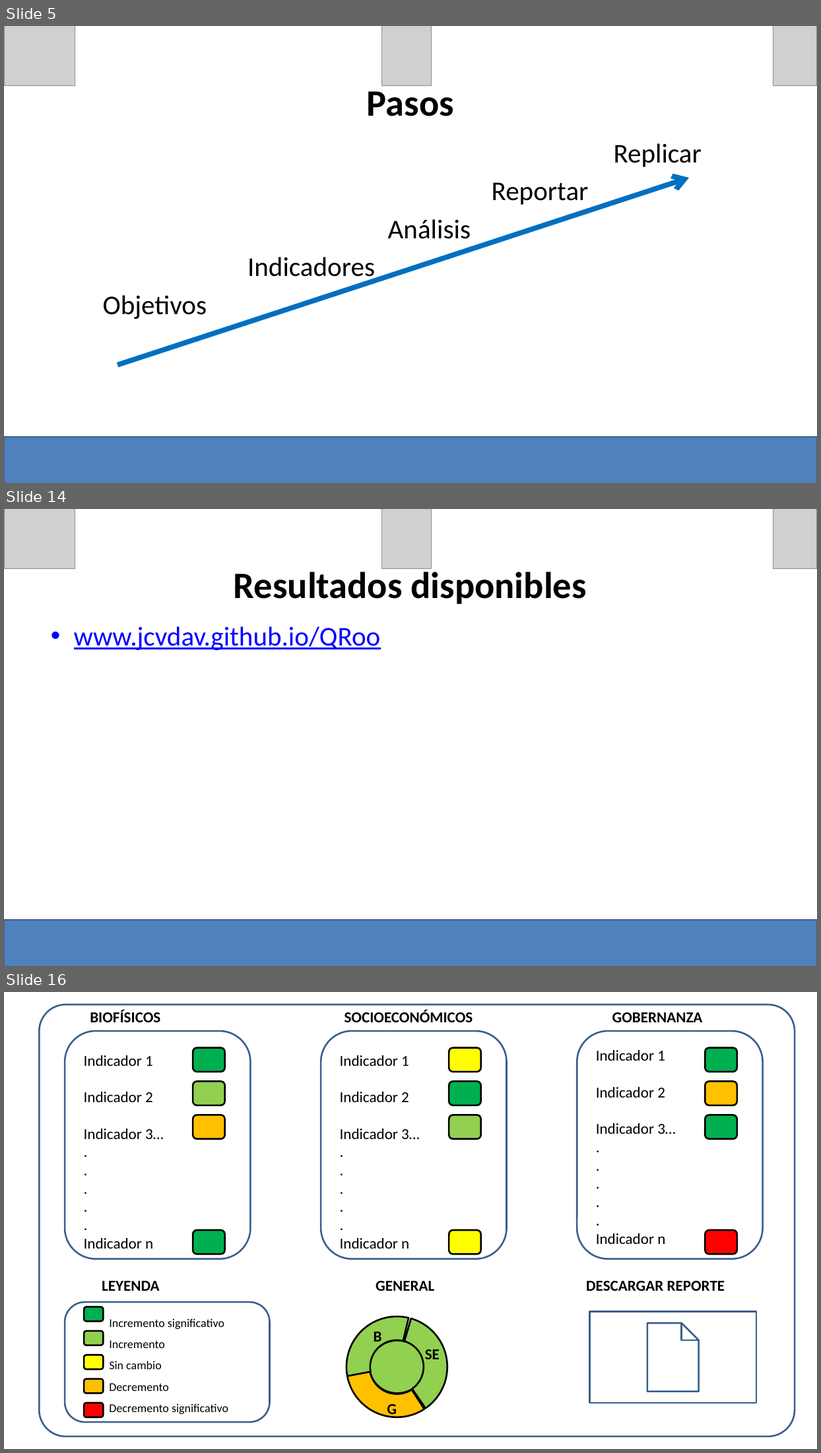
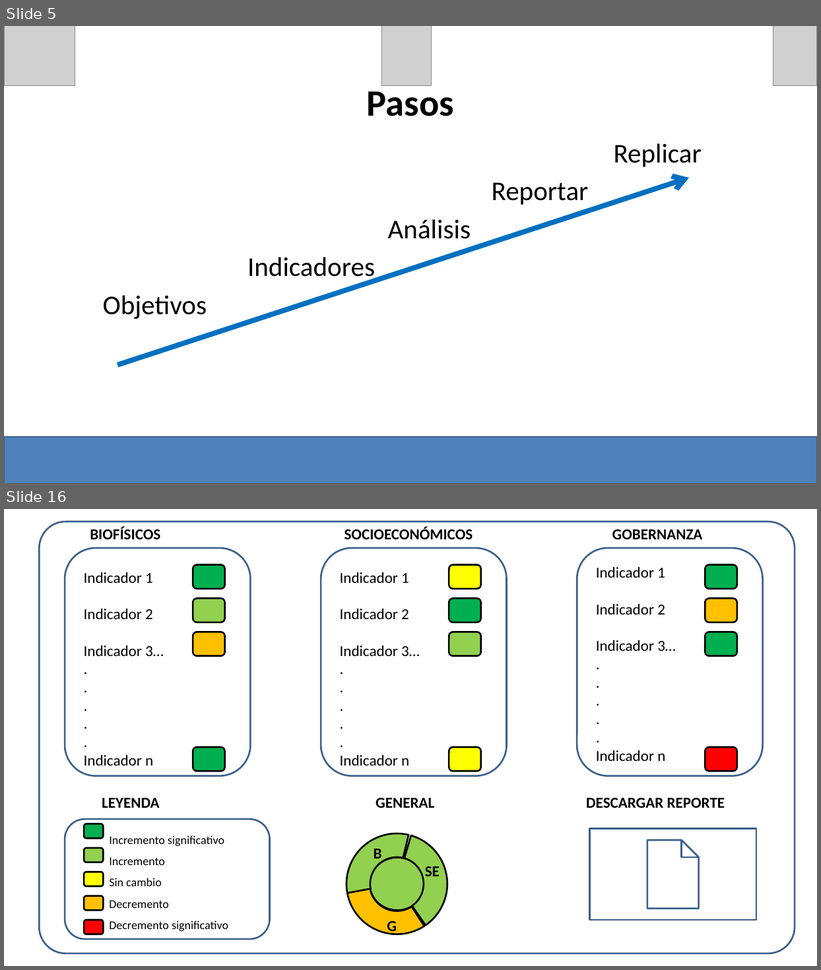
Before and after one commit to turfeffect/Docs, a slide deck: Presentations/Workshop in Mexico/Mexico Workshop.pptx. Shown one above the other, each under a label of ours: slides 5, 14 and 16 before the commit, slides 5 and 16 after it; the slides between them are not shown. The pictures are 821x1453 and 821x970 pixels, drawn with LibreOffice and Linux fonts; fonts in the diff are those of the drawing; grey boxes stand for pictures. Boxes give left, top, right and bottom in pixels: in the first picture for what was removed or moved away, otherwise in the second. Text is boxed around its words. In the diff, an @@ line names an element or a change of style, - is before the commit and + after.

```diff
--- a/Presentations/Workshop in Mexico/Mexico Workshop.pptx
+++ b/Presentations/Workshop in Mexico/Mexico Workshop.pptx
@@ slide 14 removed at bbox=[4, 509, 817, 966], background #FFFFFF @@
@@ picture removed at bbox=[4, 509, 75, 569] @@
@@ picture removed at bbox=[382, 509, 431, 569] @@
@@ picture removed at bbox=[773, 509, 817, 569] @@
@@ title removed at bbox=[234, 567, 587, 604] @@
-Resultados disponibles
@@ text removed at bbox=[74, 626, 381, 650] @@
-• www.jcvdav.github.io/QRoo
@@ rectangle removed at bbox=[4, 920, 817, 966] @@
```
Also in this commit, not shown: 8 slides changed, 4 slides added, 3 other slides removed, 1 other file.
